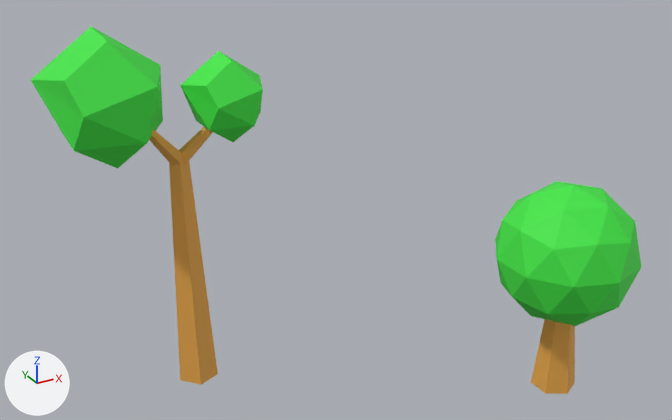
Before and after pictures for a commit that changed the FBX model FBX/OneLeaveTree.fbx.
Camera for both pictures: a camera (50 mm lens) standing at (-3.97, -3.85, 3.09) and looking at (-2.53, -1.23, 1.78). The axes (+X, +Y, +Z) are drawn at lower left. The lights are the same throughout. Where no turn or scale is listed for an object, it has been applied to the vertices.

The first picture shows 'OtherTree.003', 'Trunk.001'.
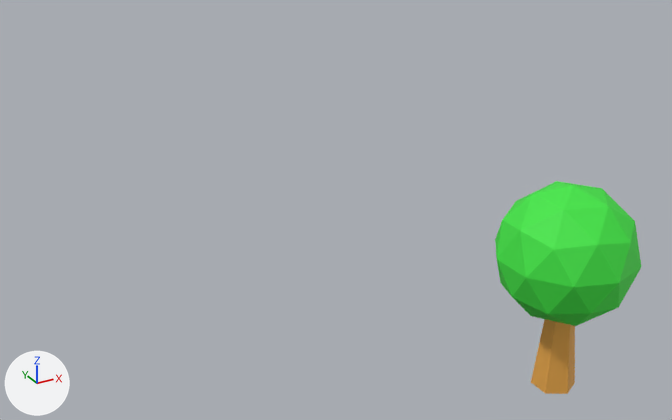
The newer file is also rescaled (x1.192), turned or shifted as a whole; pictures and numbers use the older file's frame.

Location of each change, (x1, y1, x2, y2) in pixels of the pictures (672 x 420 px):
'OtherTree.003', deleted: before (31, 27, 263, 385)
    faces in mat_greenleaves (green #41e745): (31, 27, 263, 168)
    faces in mat_browntrunk (orange #e7a648): (150, 127, 218, 385)

The change in detail:
Object 'OtherTree.003' (ob_othertree_003) is deleted.
